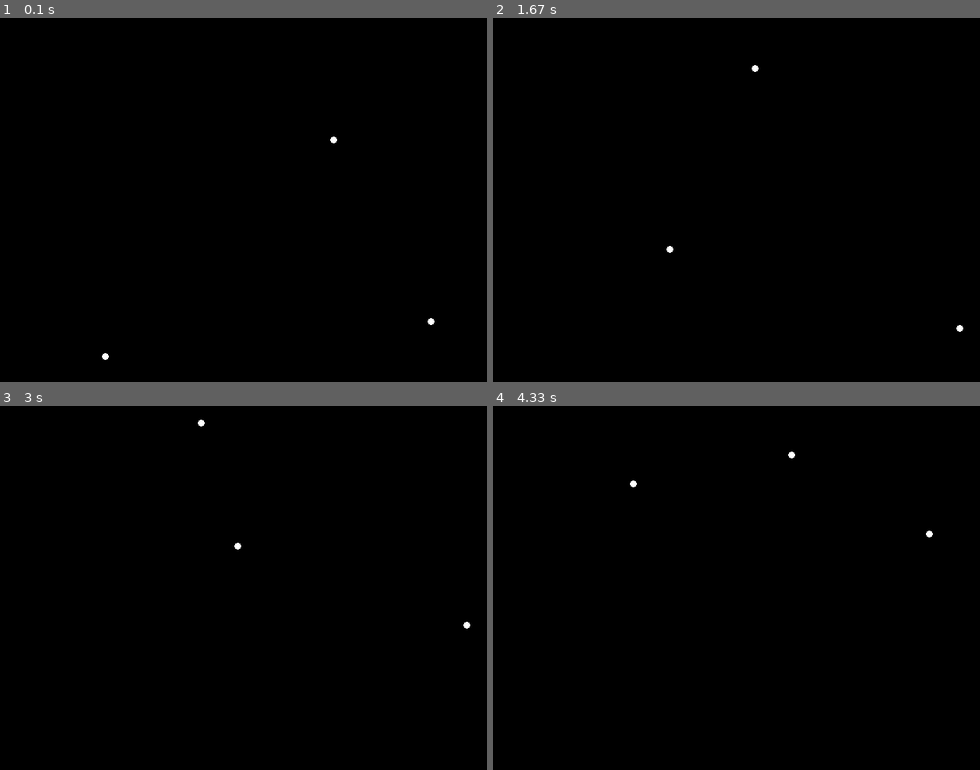
Above: before the commit, frames 1-4 (two rows, left to right).
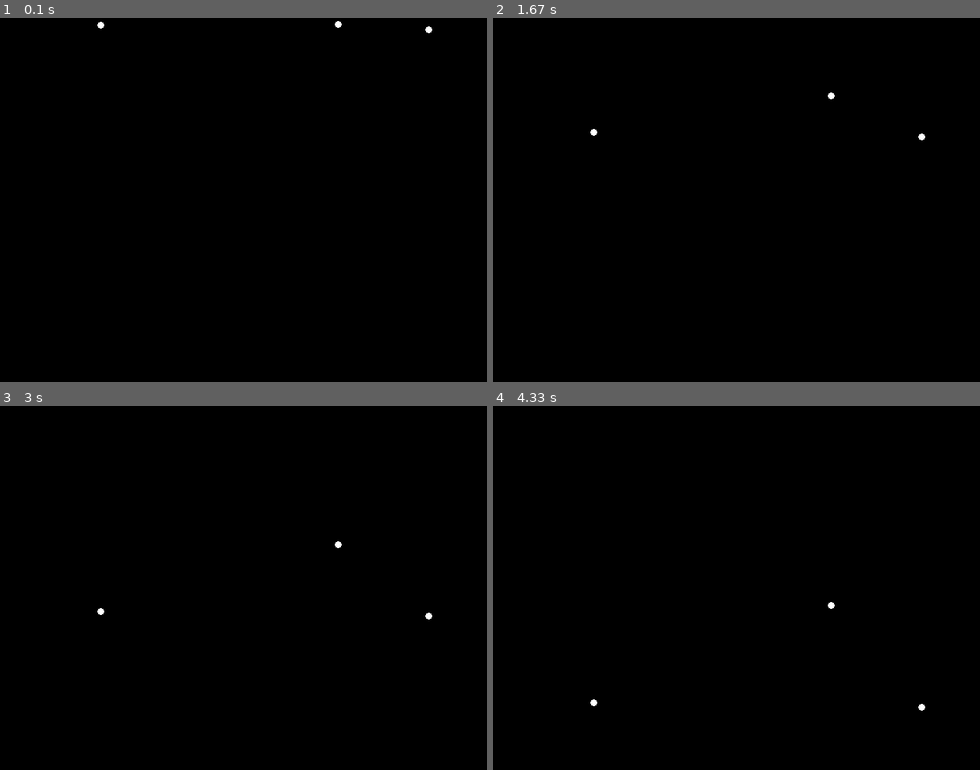
Above: after the commit, the same moments.

Repository: PaulAmbrose/TestPygameCode
Game: pygame game, started from snowWindow/files/main_many_flakes.py
The game is run twice, just before and just after one commit, with the same random seed, the same clock (stepped at 60 frames per second) and the same inputs.
Inputs:
- Up to frame 1 (0.1 s): no input
- Up to frame 2 (1.67 s): no input
- Up to frame 3 (3 s): no input
- Up to frame 4 (4.33 s): no input

The runs differ from the first frame. In frame 1, 0.1% of the frame differs, in the area x 20-90%, y 0-94%; in frame 2, 0.1%; in frame 3, 0.1%; in frame 4, 0.1%.

Commit message:
down only

Diff:
--- a/snowWindow/files/flakes.py
+++ b/snowWindow/files/flakes.py
@@ -25,13 +25,16 @@
 
         # Pick a random starting position
         self.x = random.randrange(0, self.maxWidth)
-        self.y = random.randrange(0, self.maxHeight)
+        self.y = 0
 
         # Choose a random speed between -4 and 4, but not zero
         # in both the x and y directions
         speedsList = [-4, -3, -2, -1, 1, 2, 3, 4]
-        self.xSpeed = random.choice(speedsList)
+
+        #self.xSpeed = random.choice(speedsList)
+        self.xSpeed = 0
         self.ySpeed = random.choice(speedsList)
+        #self.ySpeed = 0
 
     def update(self):
         # Check for hitting a wall.  If so, change that direction.
